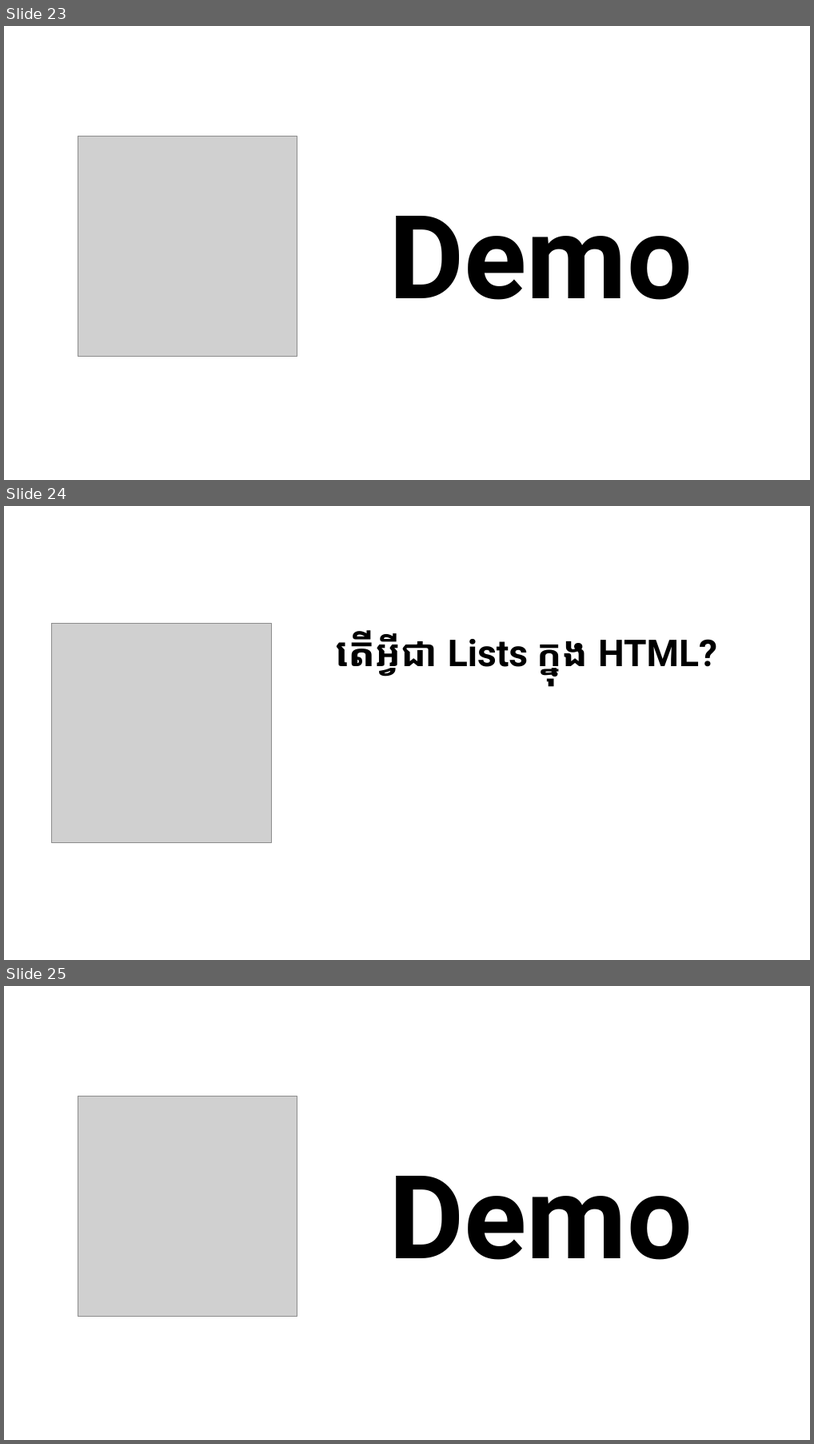
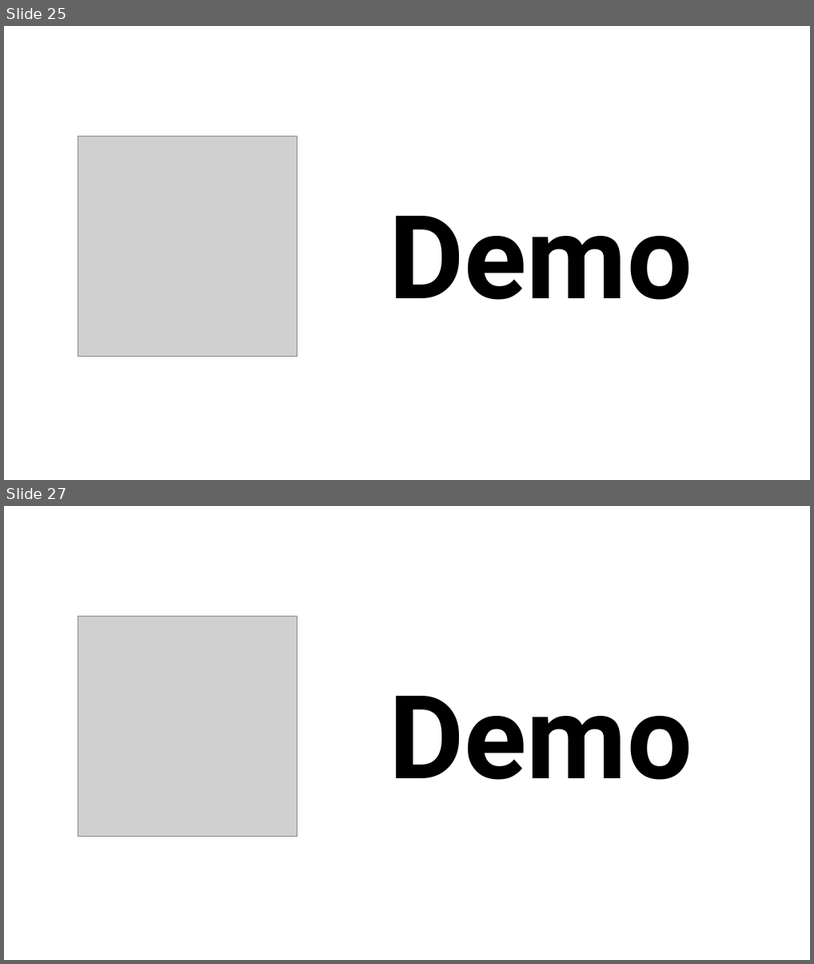
Before and after one commit to LykheangPeng/KHWebDesign101, a slide deck: Slide/Web Design 2.pptx. Shown one above the other, each under a label of ours: slides 23, 24 and 25 before the commit, slides 25 and 27 after it; the slides between them are not shown. The pictures are 814x1444 and 814x964 pixels, drawn with LibreOffice and Linux fonts; fonts in the diff are those of the drawing; grey boxes stand for pictures. Boxes give left, top, right and bottom in pixels: in the first picture for what was removed or moved away, otherwise in the second. Text is boxed around its words. In the diff, an @@ line names an element or a change of style, - is before the commit and + after.

```diff
--- a/Slide/Web Design 2.pptx
+++ b/Slide/Web Design 2.pptx
@@ slide 24 removed at (x1=4, y1=506, x2=810, y2=960), background #FFFFFF @@
@@ picture removed at (x1=52, y1=624, x2=271, y2=843) @@
@@ text removed at (x1=336, y1=630, x2=718, y2=676) @@
-តើអ្វីជា Lists ក្នុង HTML?
@@ what was slide 23 is now slide 25 @@
@@ what was slide 25 is now slide 27 @@
```
Also in this commit, not shown: 3 slides changed, 9 slides added, 1 other slide removed, 7 other files.
